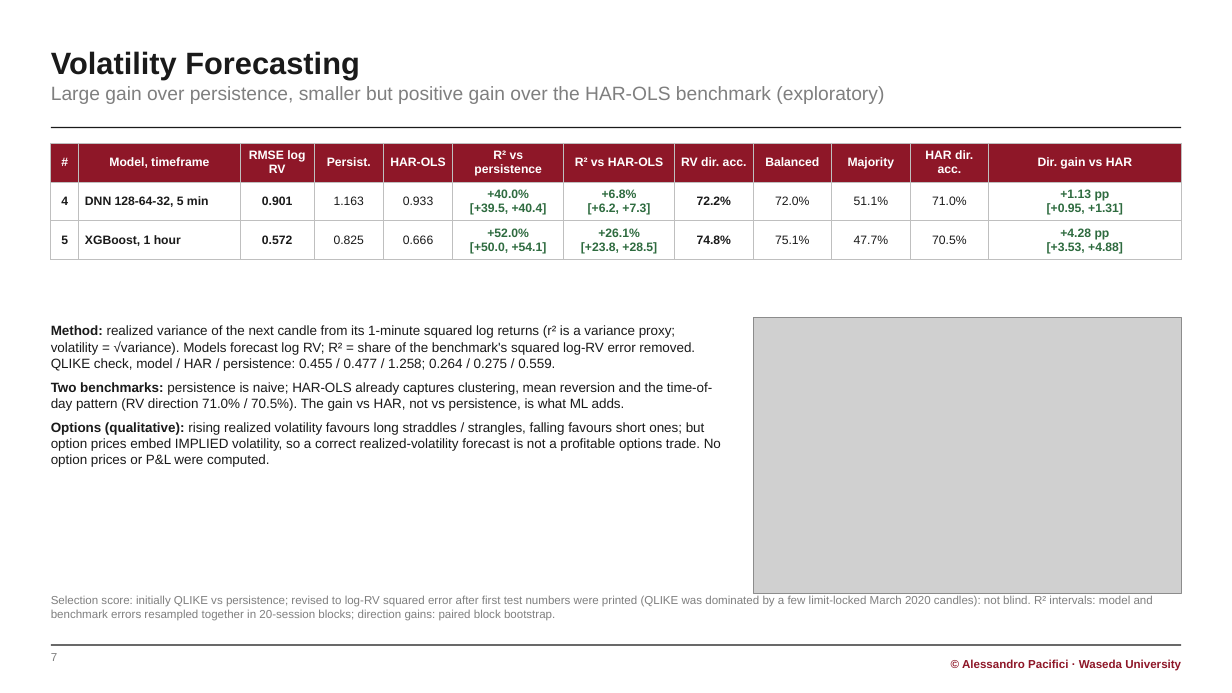
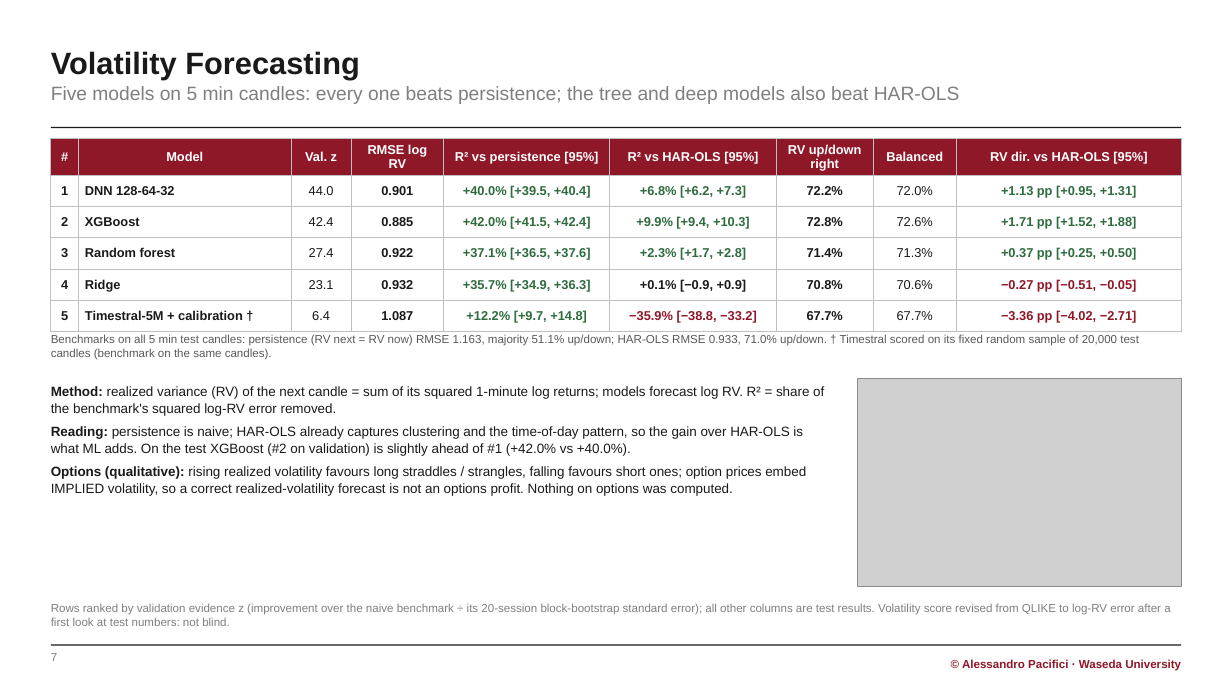
Before and after one commit to Paciooo/Project_ai_ML_bigdata, a slide deck: slide 7 of presentation/NASDAQ_multitarget_report.pptx. Drawn at 1232x693 pixels with LibreOffice and Linux fonts; fonts in the diff are those of the drawing; grey boxes stand for pictures. Boxes give left, top, right and bottom in pixels: in the first picture for what was removed or moved away, otherwise in the second. Text is boxed around its words. In the diff, an @@ line names an element or a change of style, - is before the commit and + after.

```diff
--- a/presentation/NASDAQ_multitarget_report.pptx
+++ b/presentation/NASDAQ_multitarget_report.pptx
@@ text at [51, 86, 959, 104]: text changed @@
-Large gain over persistence, smaller but positive gain over the HAR-OLS benchmark (exploratory)
+Five models on 5 min candles: every one beats persistence; the tree and deep models also beat HAR-OLS
@@ table at [51, 139, 1181, 327] @@
-# | Model, timeframe | RMSE log RV | Persist. | HAR-OLS | R² vs persistence | R² vs HAR-OLS | RV dir. acc. | Balanced | Majority | HAR dir. acc. | Dir. gain vs HAR
-4 | DNN 128-64-32, 5 min | 0.901 | 1.163 | 0.933 | +40.0% / [+39.5, +40.4] | +6.8% / [+6.2, +7.3] | 72.2% | 72.0% | 51.1% | 71.0% | +1.13 pp / [+0.95, +1.31]
-5 | XGBoost, 1 hour | 0.572 | 0.825 | 0.666 | +52.0% / [+50.0, +54.1] | +26.1% / [+23.8, +28.5] | 74.8% | 75.1% | 47.7% | 70.5% | +4.28 pp / [+3.53, +4.88]
+# | Model | Val. z | RMSE log RV | R² vs persistence [95%] | R² vs HAR-OLS [95%] | RV up/down right | Balanced | RV dir. vs HAR-OLS [95%]
+1 | DNN 128-64-32 | 44.0 | 0.901 | +40.0% [+39.5, +40.4] | +6.8% [+6.2, +7.3] | 72.2% | 72.0% | +1.13 pp [+0.95, +1.31]
+2 | XGBoost | 42.4 | 0.885 | +42.0% [+41.5, +42.4] | +9.9% [+9.4, +10.3] | 72.8% | 72.6% | +1.71 pp [+1.52, +1.88]
+3 | Random forest | 27.4 | 0.922 | +37.1% [+36.5, +37.6] | +2.3% [+1.7, +2.8] | 71.4% | 71.3% | +0.37 pp [+0.25, +0.50]
+4 | Ridge | 23.1 | 0.932 | +35.7% [+34.9, +36.3] | +0.1% [−0.9, +0.9] | 70.8% | 70.6% | −0.27 pp [−0.51, −0.05]
+5 | Timestral-5M + calibration † | 6.4 | 1.087 | +12.2% [+9.7, +14.8] | −35.9% [−38.8, −33.2] | 67.7% | 67.7% | −3.36 pp [−4.02, −2.71]
@@ table: place and size @@
-table at [51, 143, 1181, 258]
+table at [51, 139, 1181, 327]
@@ text added at [51, 334, 1139, 360], 9 pt, text #595959 @@
+Benchmarks on all 5 min test candles: persistence (RV next = RV now) RMSE 1.163, majority 51.1% up/down; HAR-OLS RMSE 0.933, 71.0% up/down. † Timestral scored on its fixed random sample of 20,000 test candles (benchmark on the same candles).
@@ text at [51, 386, 824, 496]: text changed @@
-▪ Method: realized variance of the next candle from its 1-minute squared log returns (r² is a variance proxy; volatility = √variance). Models forecast log RV; R² = share of the benchmark's squared log-RV error removed. QLIKE check, model / HAR / persistence: 0.455 / 0.477 / 1.258; 0.264 / 0.275 / 0.559.
-▪ Two benchmarks: persistence is naive; HAR-OLS already captures clustering, mean reversion and the time-of-day pattern (RV direction 71.0% / 70.5%). The gain vs HAR, not vs persistence, is what ML adds.
-▪ Options (qualitative): rising realized volatility favours long straddles / strangles, falling favours short ones; but option prices embed IMPLIED volatility, so a correct realized-volatility forecast is not a profitable options trade. No option prices or P&L were computed.
+▪ Method: realized variance (RV) of the next candle = sum of its squared 1-minute log returns; models forecast log RV. R² = share of the benchmark's squared log-RV error removed.
+▪ Reading: persistence is naive; HAR-OLS already captures clustering and the time-of-day pattern, so the gain over HAR-OLS is what ML adds. On the test XGBoost (#2 on validation) is slightly ahead of #1 (+42.0% vs +40.0%).
+▪ Options (qualitative): rising realized volatility favours long straddles / strangles, falling favours short ones; option prices embed IMPLIED volatility, so a correct realized-volatility forecast is not an options profit. Nothing on options was computed.
@@ picture: place and size @@
-picture at [753, 318, 1181, 593]
+picture at [858, 379, 1181, 587]
@@ text at [51, 603, 1170, 626]: text changed @@
-Selection score: initially QLIKE vs persistence; revised to log-RV squared error after first test numbers were printed (QLIKE was dominated by a few limit-locked March 2020 candles): not blind. R² intervals: model and benchmark errors resampled together in 20-session blocks; direction gains: paired block bootstrap.
+Rows ranked by validation evidence z (improvement over the naive benchmark ÷ its 20-session block-bootstrap standard error); all other columns are test results. Volatility score revised from QLIKE to log-RV error after a first look at test numbers: not blind.
```
Also in this commit, not shown: 7 other slides changed, 9 other files.
